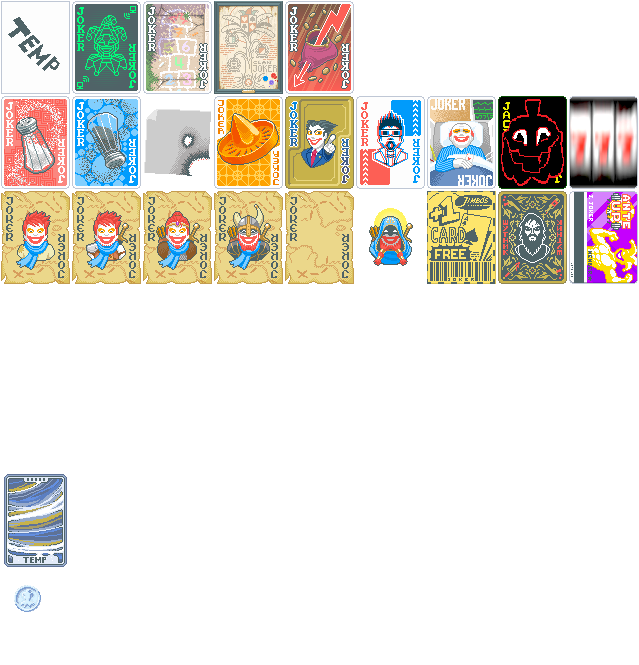
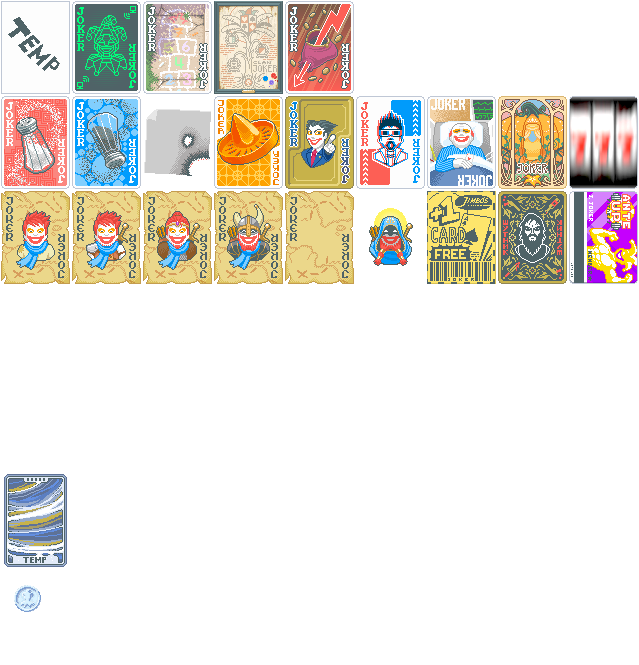
Layers edited between the first and the second (639, 665) image:
renamed "pumpkincarriage_tmp" to "pumpkincarriage", painted on it over [left=498, top=96, right=567, bottom=189]